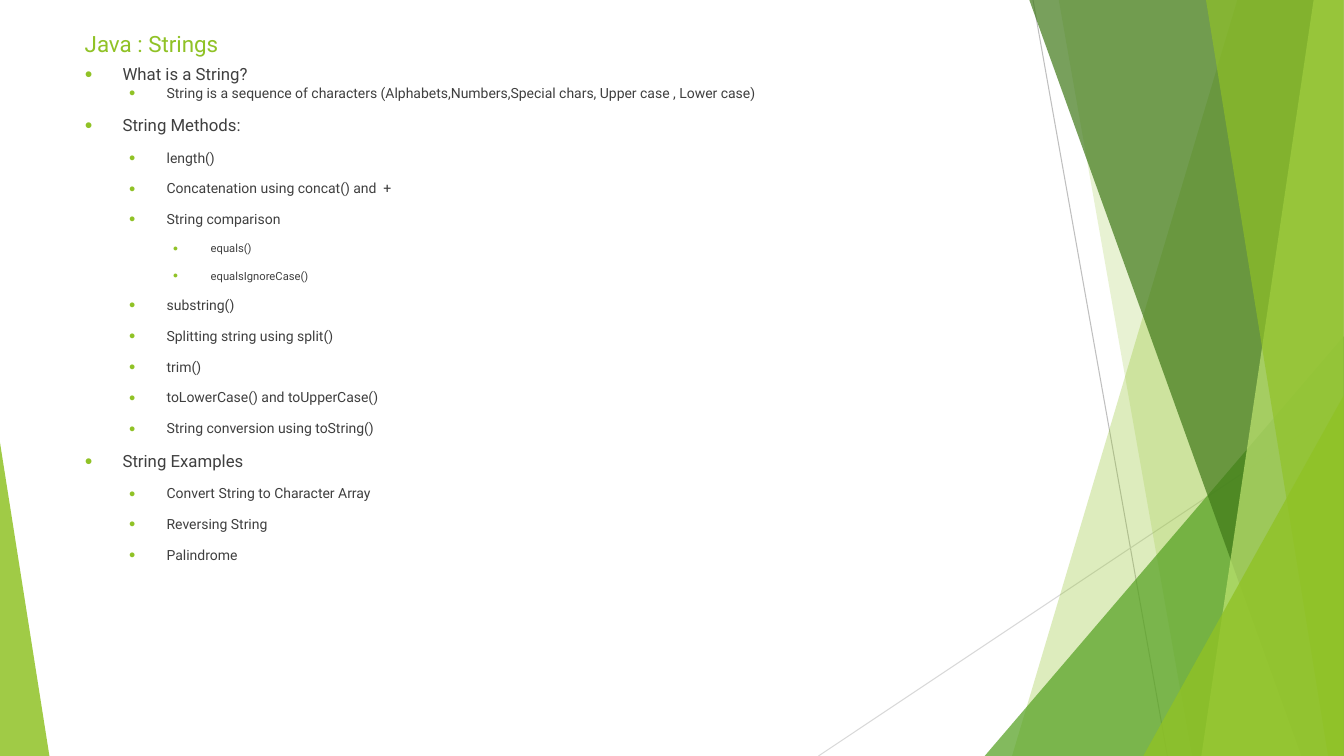
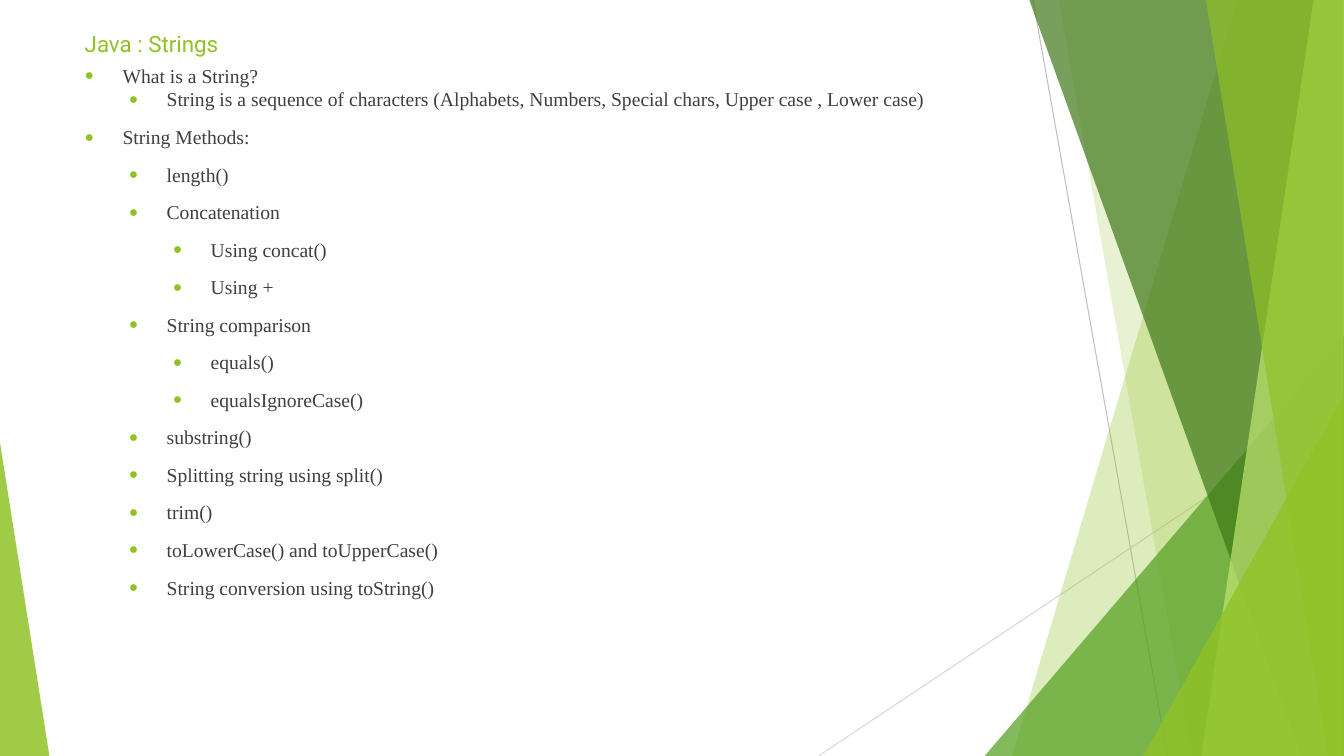
Before and after one commit to sidissir/mk-java-training, a slide deck: slide 16 of AutomationPPT.pptx. Drawn at 1344x756 pixels with LibreOffice and Linux fonts; fonts in the diff are those of the drawing. Boxes give left, top, right and bottom in pixels: in the first picture for what was removed or moved away, otherwise in the second. Text is boxed around its words. In the diff, an @@ line names an element or a change of style, - is before the commit and + after.

Commit message:
Java day 5

```diff
--- a/AutomationPPT.pptx
+++ b/AutomationPPT.pptx
@@ text at (123, 69, 437, 600): size 12 to 14 pt in "What is a String?", "String Methods:"; font Roboto to Times New Roman in "What is a String?", "String Methods:", "length()", "String comparison" and 7 more places; size 10 to 14 pt in "length()", "String comparison", "substring()", "Splitting string using split()" and 3 more places; size 8 to 14 pt in "equals()", "equalsIgnoreCase()" @@
@@ text at (167, 92, 923, 111): text changed; size 10 to 14 pt; font Roboto to Times New Roman @@
-  ● String is a sequence of characters (Alphabets,Numbers,Special chars, Upper case , Lower case)
+  ● String is a sequence of characters (Alphabets, Numbers, Special chars, Upper case , Lower case)
@@ text at (167, 206, 327, 299): text changed; size 10 to 14 pt; font Roboto to Times New Roman @@
-  ● Concatenation using concat() and +
+  ● Concatenation
+    ● Using concat()
+    ● Using +
@@ text at (123, 454, 370, 560): paragraphs removed @@
-● String Examples
-  ● Convert String to Character Array
-  ● Reversing String
-  ● Palindrome
```
Also in this commit, not shown: 22 other slides changed, 2 slides added, 1 slide removed, 9 other files.
